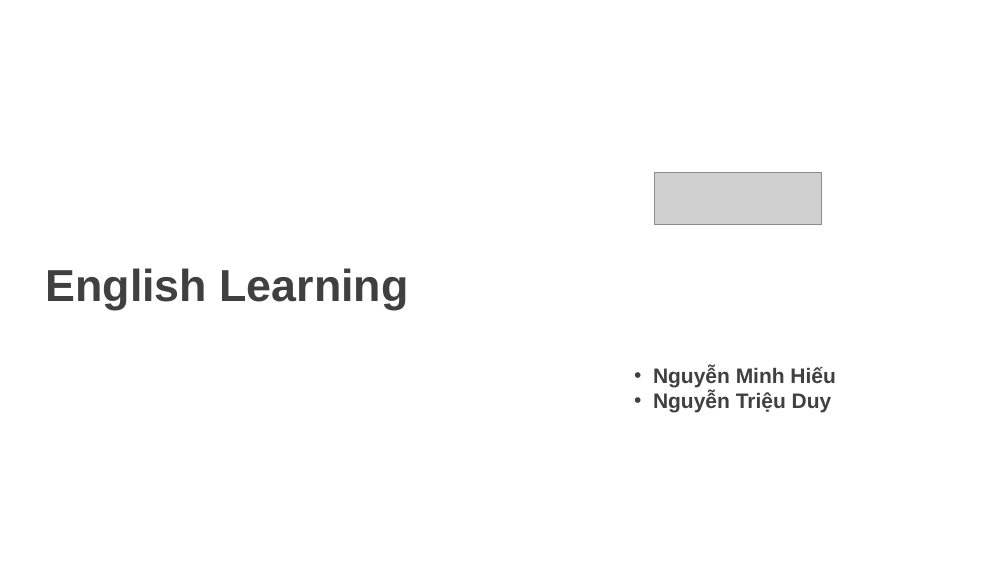
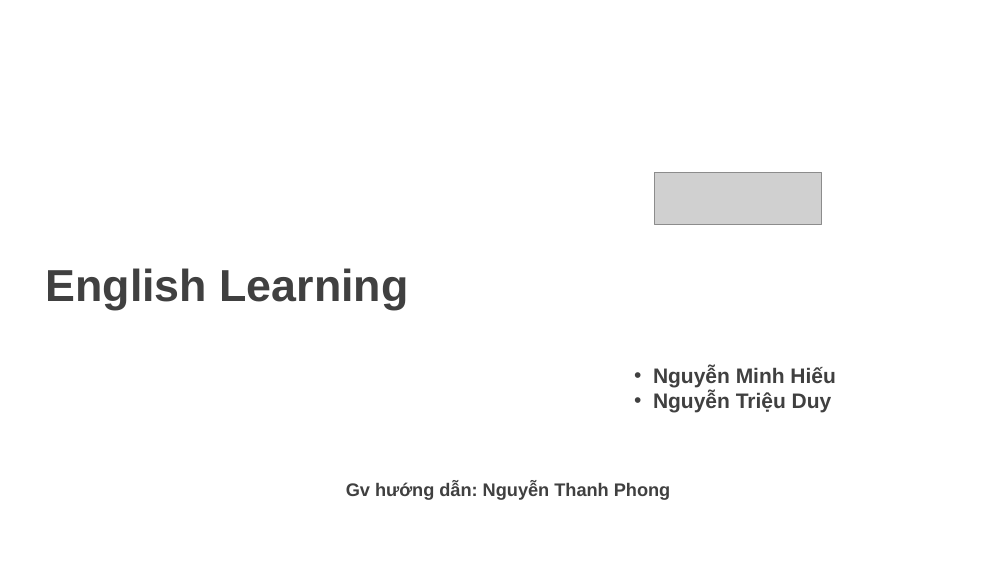
Before and after one commit to violet137/AndroidD007, a slide deck: slide 1 of slide.pptx. Drawn at 1008x567 pixels with LibreOffice and Linux fonts; fonts in the diff are those of the drawing; grey boxes stand for pictures; background and template pictures are left out. Boxes give left, top, right and bottom in pixels: in the first picture for what was removed or moved away, otherwise in the second. Text is boxed around its words. In the diff, an @@ line names an element or a change of style, - is before the commit and + after.

Commit message:
hieu
update

```diff
--- a/slide.pptx
+++ b/slide.pptx
@@ text added at (x1=346, y1=482, x2=670, y2=500), 13 pt, text #404040, bold @@
+Gv hướng dẫn: Nguyễn Thanh Phong
```
